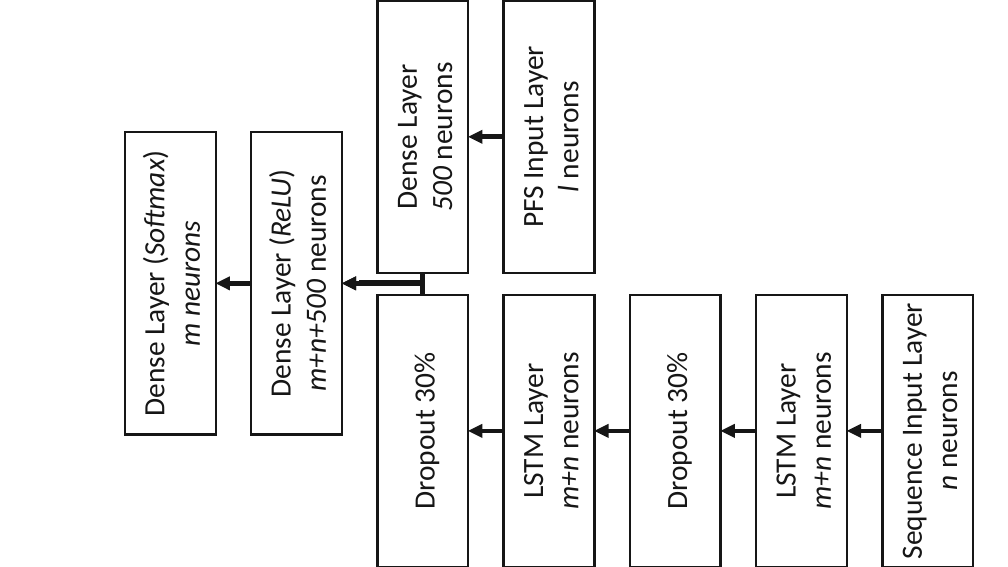
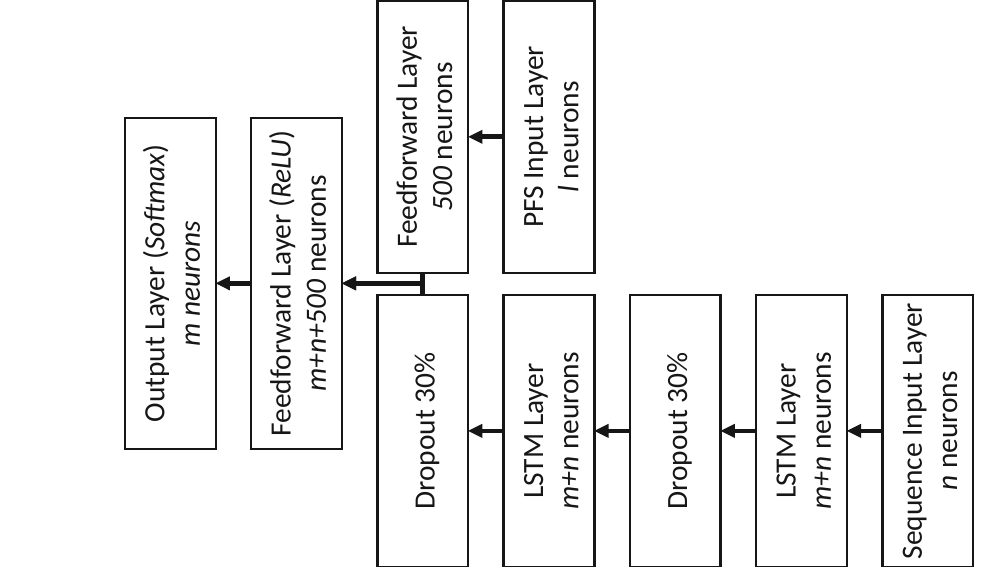
Before and after one commit to flxw/master-thesis-latex, a slide deck: slide 4 of gfx/Thesis figures.pptx. Drawn at 1008x567 pixels with LibreOffice and Linux fonts; fonts in the diff are those of the drawing. Boxes give left, top, right and bottom in pixels: in the first picture for what was removed or moved away, otherwise in the second. Text is boxed around its words. In the diff, an @@ line names an element or a change of style, - is before the commit and + after.

```diff
--- a/gfx/Thesis figures.pptx
+++ b/gfx/Thesis figures.pptx
@@ text in rectangle at (389,32,425,243): text changed @@
-Dense Layer
+Feedforward Layer
@@ rectangle "Output Layer (Softmax) m neurons": place and size @@
-rectangle "Output Layer (Softmax) m neurons" at (125,132,216,435)
+rectangle "Output Layer (Softmax) m neurons" at (125,118,216,449)
@@ rectangle "Feedforward Layer (ReLU)": place and size @@
-rectangle "Feedforward Layer (ReLU)" at (251,132,342,435)
+rectangle "Feedforward Layer (ReLU)" at (251,118,342,449)
@@ text in rectangle at (263,137,299,431): text changed @@
-Dense Layer (ReLU)
+Feedforward Layer (ReLU)
@@ text in rectangle at (136,156,208,420): text changed @@
-Dense Layer (Softmax)
-m neurons
+Output Layer (Softmax)
+m neurons
```
Also in this commit, not shown: 1 other slide changed, 11 other files.
